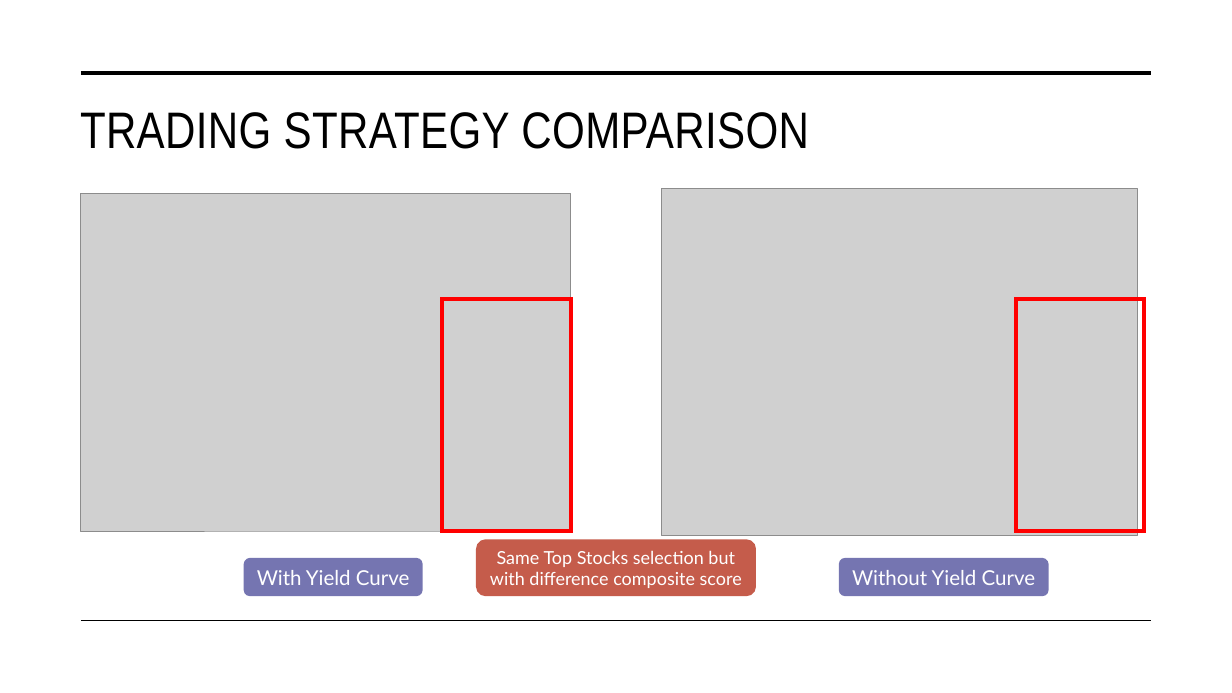
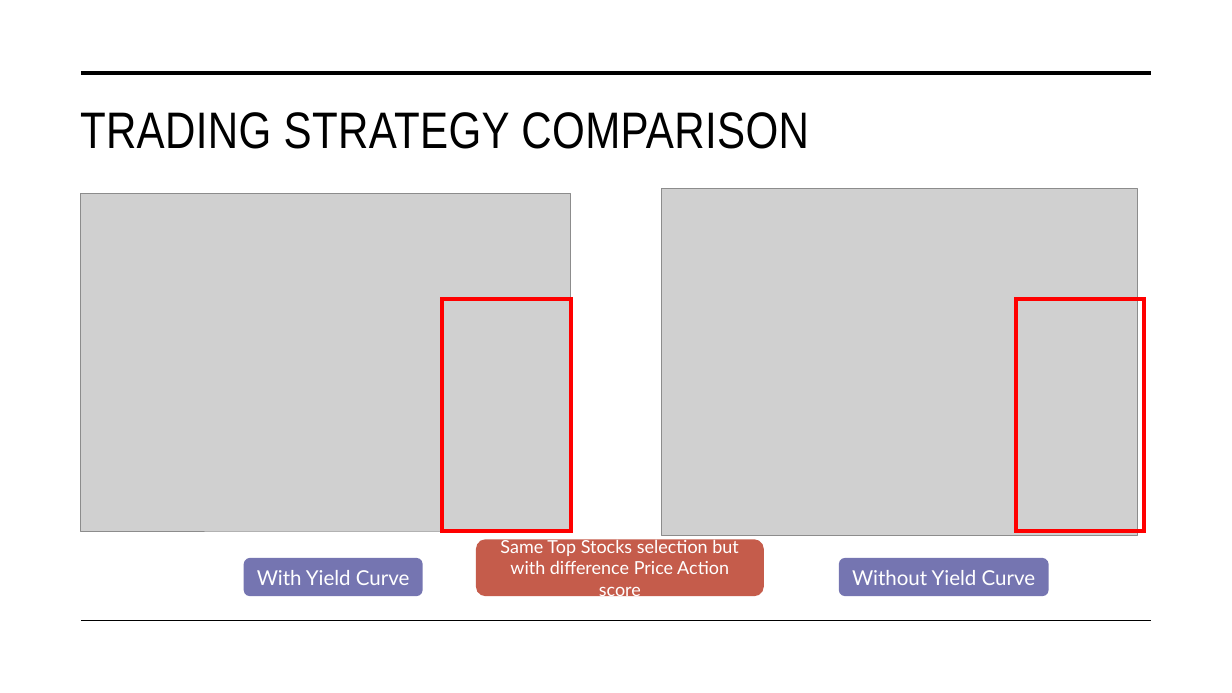
Before and after one commit to Ryrck/mafs5130, a slide deck: slide 13 of MAFS5130 Presentation - WONG Yan Kit.pptx. Drawn at 1232x693 pixels with LibreOffice and Linux fonts; fonts in the diff are those of the drawing; grey boxes stand for pictures. Boxes give left, top, right and bottom in pixels: in the first picture for what was removed or moved away, otherwise in the second. Text is boxed around its words. In the diff, an @@ line names an element or a change of style, - is before the commit and + after.

```diff
--- a/MAFS5130 Presentation - WONG Yan Kit.pptx
+++ b/MAFS5130 Presentation - WONG Yan Kit.pptx
@@ rounded rectangle "Same Top Stocks selection but ...": place and size @@
-rounded rectangle "Same Top Stocks selection but ..." at (476, 540, 756, 597)
+rounded rectangle "Same Top Stocks selection but ..." at (476, 540, 764, 597)
@@ text in rounded rectangle at (500, 538, 739, 601): text changed @@
-Same Top Stocks selection but with difference composite score
+Same Top Stocks selection but with difference Price Action score
```
Also in this commit, not shown: 5 other slides changed.
